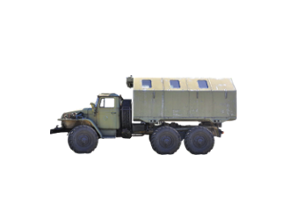
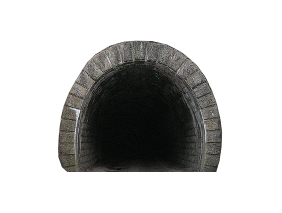
Layers edited between the first and the second (282, 213) image:
added layer "Tunnel.png" above "Geschuetz2Rohr.png" over [58, 40, 223, 172]
hid "Baufahrzeug2.png" over [50, 75, 238, 155]
